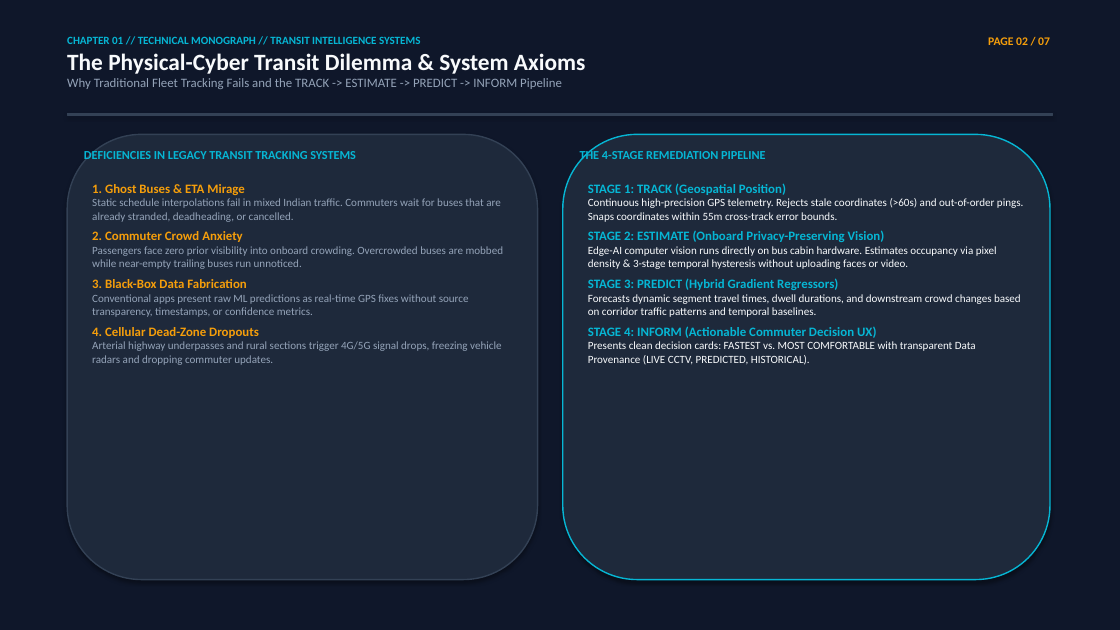
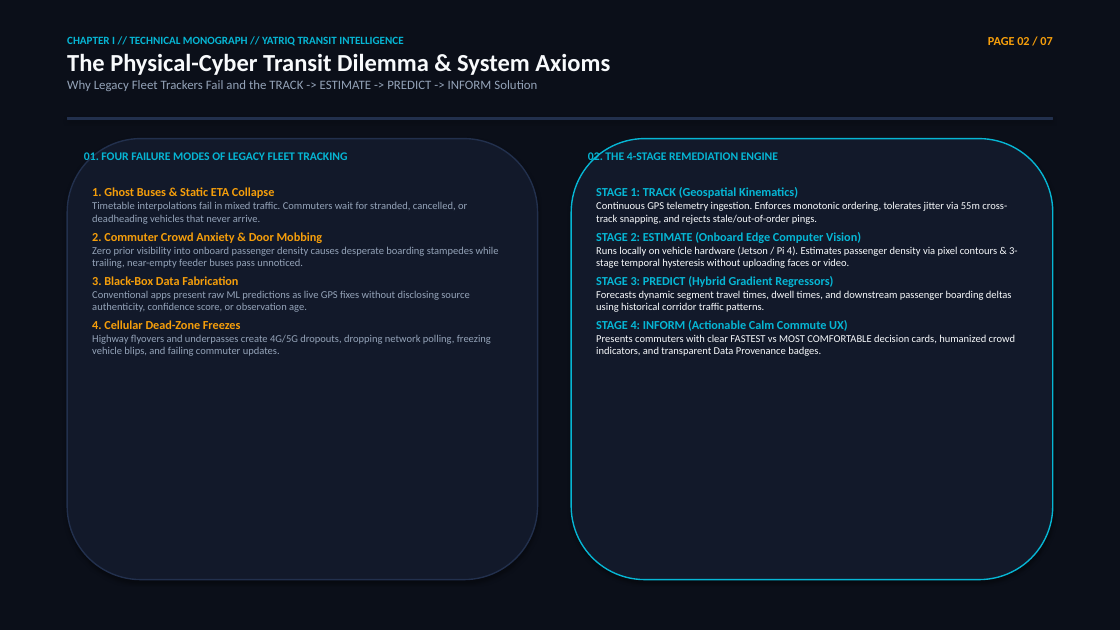
Before and after one commit to athbots/bluedart, a slide deck: slide 2 of Smart_Transit_Intelligence_Engineering_Monograph.pptx. Drawn at 1120x630 pixels with LibreOffice and Linux fonts; fonts in the diff are those of the drawing. Boxes give left, top, right and bottom in pixels: in the first picture for what was removed or moved away, otherwise in the second. Text is boxed around its words. In the diff, an @@ line names an element or a change of style, - is before the commit and + after.

Commit message:
feat: rebuild differentiated YatriQ PPTX and interactive HTML monograph presentation

```diff
--- a/Smart_Transit_Intelligence_Engineering_Monograph.pptx
+++ b/Smart_Transit_Intelligence_Engineering_Monograph.pptx
@@ rectangle at [0,0,1120,630]: fill #0F172A to #0B0F19; outline #0F172A 0.75 pt to #0B0F19 0.75 pt @@
@@ text at [67,36,403,46]: text changed @@
-CHAPTER 01 // TECHNICAL MONOGRAPH // TRANSIT INTELLIGENCE SYSTEMS
+CHAPTER I // TECHNICAL MONOGRAPH // YATRIQ TRANSIT INTELLIGENCE
@@ text at [67,53,610,75]: size 20 to 21 pt in "The Physical-Cyber Transit Dilemma & System Axioms" @@
@@ text "PAGE 02 / 07" at [988,37,1052,45]: size 10 to 10.5 pt @@
@@ text at [67,80,537,91]: text changed @@
-Why Traditional Fleet Tracking Fails and the TRACK -> ESTIMATE -> PREDICT -> INFORM Pipeline
+Why Legacy Fleet Trackers Fail and the TRACK -> ESTIMATE -> PREDICT -> INFORM Solution
@@ rectangle: place and size @@
-rectangle at [67,113,1053,115]
+rectangle at [67,118,1053,119]
@@ rectangle at [67,118,1053,119]: fill #334155 to #22304D; outline #334155 0.75 pt to #22304D 0.75 pt @@
@@ rounded rectangle: place and size @@
-rounded rectangle at [67,134,538,580]
+rounded rectangle at [67,139,538,580]
@@ rounded rectangle at [67,139,538,580]: fill #1E293B to #12192A; outline #334155 1.2 pt to #22304D 1.2 pt @@
@@ rounded rectangle: place and size @@
-rounded rectangle at [563,134,1050,580]
+rounded rectangle at [571,139,1053,580]
@@ rounded rectangle at [571,139,1053,580]: fill #1E293B to #12192A @@
@@ text at [84,152,348,160]: text changed; size 10.5 to 10 pt @@
-DEFICIENCIES IN LEGACY TRANSIT TRACKING SYSTEMS
+01. FOUR FAILURE MODES OF LEGACY FLEET TRACKING
@@ text at [588,150,778,163]: text changed; size 10.5 to 10 pt @@
-THE 4-STAGE REMEDIATION PIPELINE
+02. THE 4-STAGE REMEDIATION ENGINE
@@ text "1. Ghost Buses & Static ..." at [92,187,499,356]: size 11 to 10.5 pt in "3. Black-Box Data Fabrication" @@
@@ text at [92,187,499,268]: text changed; size 9.5 to 9 pt @@
-1. Ghost Buses & ETA Mirage
-Static schedule interpolations fail in mixed Indian traffic. Commuters wait for buses that are already stranded, deadheading, or cancelled.
-2. Commuter Crowd Anxiety
-Passengers face zero prior visibility into onboard crowding. Overcrowded buses are mobbed while near-empty trailing buses run unnoticed.
+1. Ghost Buses & Static ETA Collapse
+Timetable interpolations fail in mixed traffic. Commuters wait for stranded, cancelled, or deadheading vehicles that never arrive.
+2. Commuter Crowd Anxiety & Door Mobbing
+Zero prior visibility into onboard passenger density causes desperate boarding stampedes while trailing, near-empty feeder buses pass unnoticed.
@@ text "STAGE 1: TRACK (Geospatial Kinematics)": place and size @@
-text "STAGE 1: TRACK (Geospatial Kinematics)" at [588,183,1023,365]
+text "STAGE 1: TRACK (Geospatial Kinematics)" at [596,187,1018,356]
@@ text "STAGE 1: TRACK (Geospatial Kinematics)" at [596,187,1018,356]: size 11 to 10.5 pt in "STAGE 3: PREDICT (Hybrid Gradient Regressors)" @@
@@ text at [596,187,1018,268]: text changed; size 9.5 to 9 pt @@
-STAGE 1: TRACK (Geospatial Position)
-Continuous high-precision GPS telemetry. Rejects stale coordinates (>60s) and out-of-order pings. Snaps coordinates within 55m cross-track error bounds.
-STAGE 2: ESTIMATE (Onboard Privacy-Preserving Vision)
-Edge-AI computer vision runs directly on bus cabin hardware. Estimates occupancy via pixel density & 3-stage temporal hysteresis without uploading faces or video.
+STAGE 1: TRACK (Geospatial Kinematics)
+Continuous GPS telemetry ingestion. Enforces monotonic ordering, tolerates jitter via 55m cross-track snapping, and rejects stale/out-of-order pings.
+STAGE 2: ESTIMATE (Onboard Edge Computer Vision)
+Runs locally on vehicle hardware (Jetson / Pi 4). Estimates passenger density via pixel contours & 3-stage temporal hysteresis without uploading faces or video.
@@ text at [92,291,491,356]: text changed; size 9.5 to 9 pt @@
-Conventional apps present raw ML predictions as real-time GPS fixes without source transparency, timestamps, or confidence metrics.
-4. Cellular Dead-Zone Dropouts
-Arterial highway underpasses and rural sections trigger 4G/5G signal drops, freezing vehicle radars and dropping commuter updates.
+Conventional apps present raw ML predictions as live GPS fixes without disclosing source authenticity, confidence score, or observation age.
+4. Cellular Dead-Zone Freezes
+Highway flyovers and underpasses create 4G/5G dropouts, dropping network polling, freezing vehicle blips, and failing commuter updates.
@@ text at [596,290,1015,356]: text changed; size 9.5 to 9 pt @@
-Forecasts dynamic segment travel times, dwell durations, and downstream crowd changes based on corridor traffic patterns and temporal baselines.
-STAGE 4: INFORM (Actionable Commuter Decision UX)
-Presents clean decision cards: FASTEST vs. MOST COMFORTABLE with transparent Data Provenance (LIVE CCTV, PREDICTED, HISTORICAL).
+Forecasts dynamic segment travel times, dwell times, and downstream passenger boarding deltas using historical corridor traffic patterns.
+STAGE 4: INFORM (Actionable Calm Commute UX)
+Presents commuters with clear FASTEST vs MOST COMFORTABLE decision cards, humanized crowd indicators, and transparent Data Provenance badges.
```
Also in this commit, not shown: 6 other slides changed, 4 other files.
